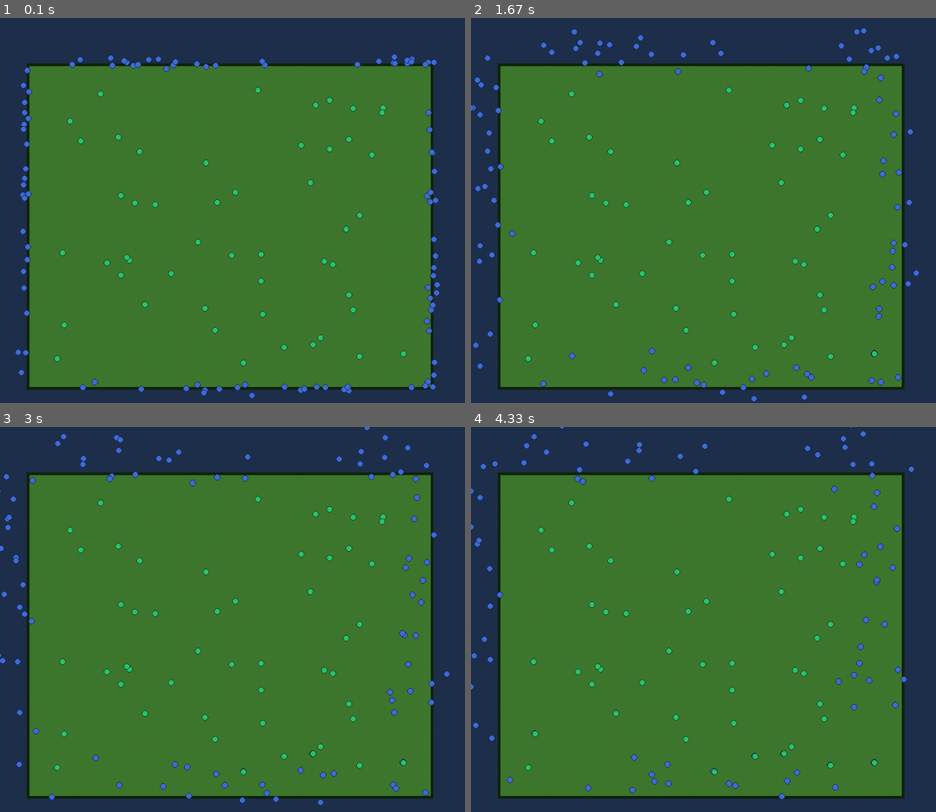
Above: before the commit, frames 1-4 (two rows, left to right).
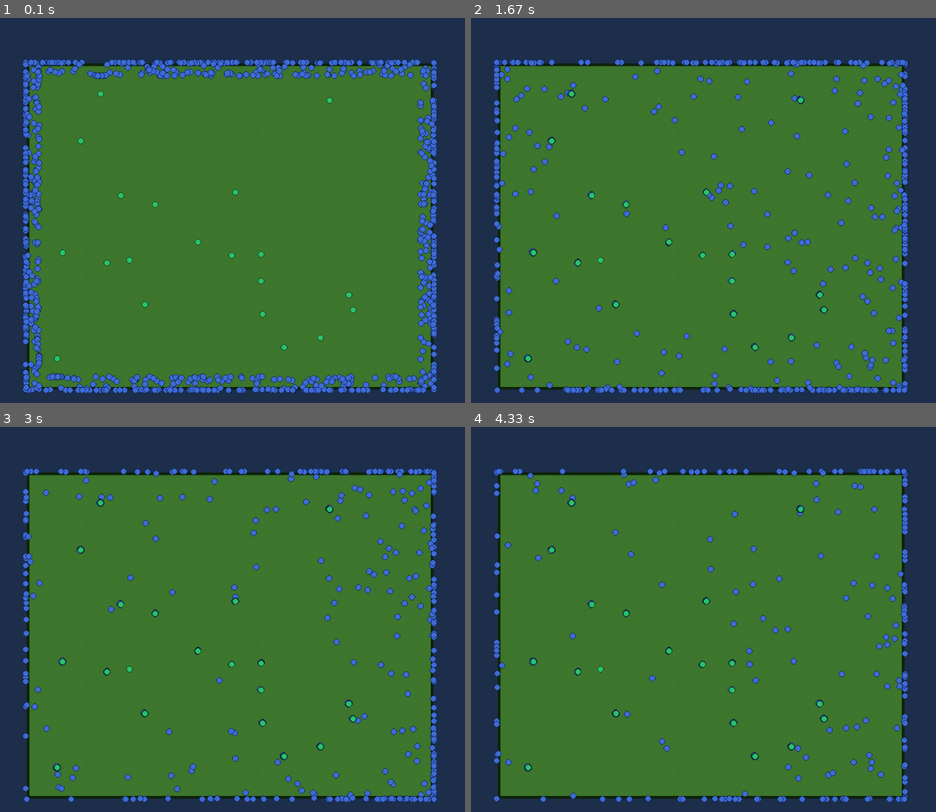
Above: after the commit, the same moments.

Repository: Quartef12345/Natural-Selection-Simulation
Game: pygame game, started from main.py
The game is run twice, just before and just after one commit, with the same random seed, the same clock (stepped at 60 frames per second) and the same inputs.
Inputs:
- Up to frame 1 (0.1 s): no input
- Up to frame 2 (1.67 s): no input
- Up to frame 3 (3 s): no input
- Up to frame 4 (4.33 s): tap Enter at 3.33, 3.67, 4 s

The runs differ from the first frame. In frame 1, 9.8% of the frame differs, in the area x 3-95%, y 9-99%; in frame 2, 7.9%; in frame 3, 6.4%; in frame 4, 5.1%.

Commit message:
Bin Random Movement

Diff:
--- a/creatures.py
+++ b/creatures.py
@@ -39,6 +39,9 @@
     def __init__(self, position):
         self.position = position
         self.direction = (0,0)
+        self.min_boring_timer = state.MIN_BORING_TIMER
+        self.max_boring_timer = state.MAX_BORING_TIMER
+        self.boring_timer = random.uniform(self.min_boring_timer, self.max_boring_timer)
         self.energy = state.STARTING_ENERGY
         self.speed = state.STARTING_SPEED
         self.awareness = state.STARTING_AWARENESS
@@ -56,12 +59,12 @@
                 direction_vector = (bush.position[0] - self.position[0], bush.position[1] - self.position[1]) #vector pointing at bush
                 direction_magnitude = math.sqrt(direction_vector[0]**2 + direction_vector[1]**2)
                 if abs(last_direction_magnitude) > abs(direction_magnitude):      #checks if its the current closest bush
-                    closest_bush_vector = direction_vector              #if it is, then it gives the crow to that bush
+                    closest_bush_vector = direction_vector              #if it is, then it gives the crown to that bush
                     last_direction_magnitude = direction_magnitude
 
 
         if(closest_bush_vector == None): #if it didnt find bushes, give a random direction(subject to change)
-            closest_bush_vector = (random.randrange(-10,10) + self.direction[0], random.randrange(-10,10) + self.direction[1])
+            closest_bush_vector = self.randomDirection()
 
 
         closest_bush_vector_magnitude = math.sqrt(closest_bush_vector[0]**2 + closest_bush_vector[1]**2)
@@ -72,6 +75,29 @@
         self.direction = closest_bush_vector
         self.position = (self.direction[0] * self.speed + self.position[0], self.direction[1] * self.speed + self.position[1])
         self.energy -= (self.speed ^ 2) * state.dt
+    def randomDirection(self):                  #If boring timer is 0, then the bin changes it direction for a random peridof of time, unitl it gets bored again
+        if self.boring_timer <= 0:
+            random_direction = (random.randrange(-100,100) + self.direction[0], random.randrange(-100,100) + self.direction[1])
+            self.boring_timer = random.uniform(self.min_boring_timer, self.max_boring_timer)
+        else:
+            self.boring_timer -= state.dt           #while traveling one way, the direction gets small fluctuations because it looks better
+            random_direction = (self.direction[0] + random.uniform(-0.1, 0.1), self.direction[1] + random.uniform(-0.1, 0.1))
+
+        self.checkBorders()
+
+        return random_direction
+    def checkBorders(self):                                         #Makes bin stay in the border, and not pass trougth it
+        if self.position[0] <= 0:
+            self.position = (0, self.position[1])
+        elif self.position[0] >= state.GRID_WIDTH:
+            self.position = (state.GRID_WIDTH, self.position[1])
+        if self.position[1] <= 0:
+            self.position = (self.position[0], 0)
+        elif self.position[1] >= state.GRID_HEIGTH:
+            self.position = (self.position[0], state.GRID_HEIGTH)
+
+
+
 
 bins_array = []
 
--- a/main.py
+++ b/main.py
@@ -54,6 +54,7 @@
             if event.key == pygame.K_ESCAPE:
                 running = False
 
+
     creatures.bushesTick(creatures.bush_array)
 
     creatures.binTick(creatures.bins_array, creatures.bush_array)
--- a/state.py
+++ b/state.py
@@ -54,13 +54,17 @@
 ];
 BIN_RADIUS = 6
 
-STARTING_ENERGY  = 1000000
 STARTING_SPEED = 2
-STARTING_AWARENESS = 30
+STARTING_AWARENESS = 60
+MIN_BORING_TIMER = 1
+MAX_BORING_TIMER = 3
+
+
+STARTING_ENERGY  = 100
 MUTATION_CHANCE = 0.01
 MUTATION_INTENSITY = 2
 REPRODUCTION_THRESHOLD = 500
 
 #Simulation Constants
-BUSH_AMOUNT = 50
-STARTING_BIN_AMOUNT = 100
+BUSH_AMOUNT = 20
+STARTING_BIN_AMOUNT = 1000
